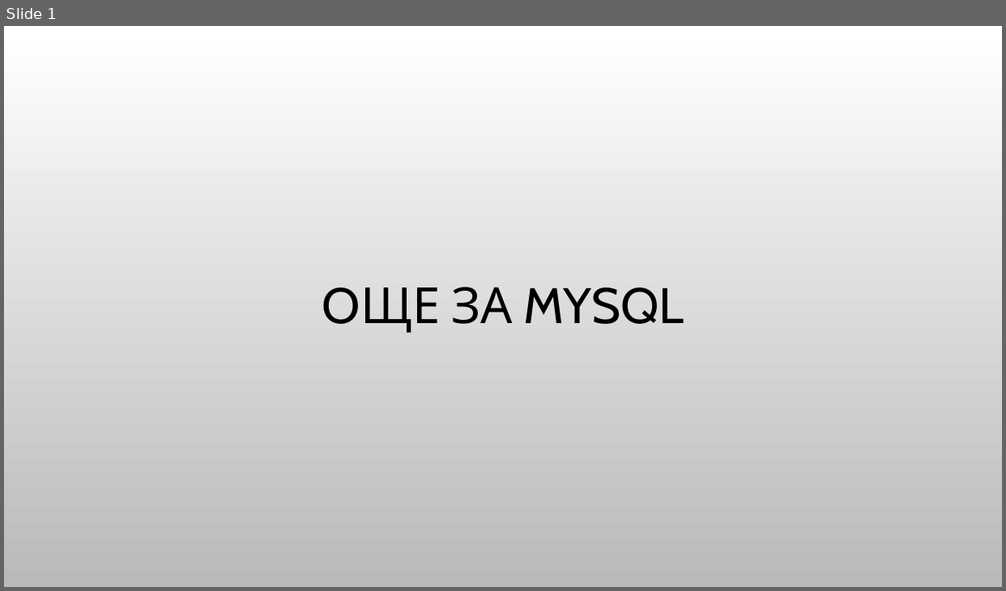
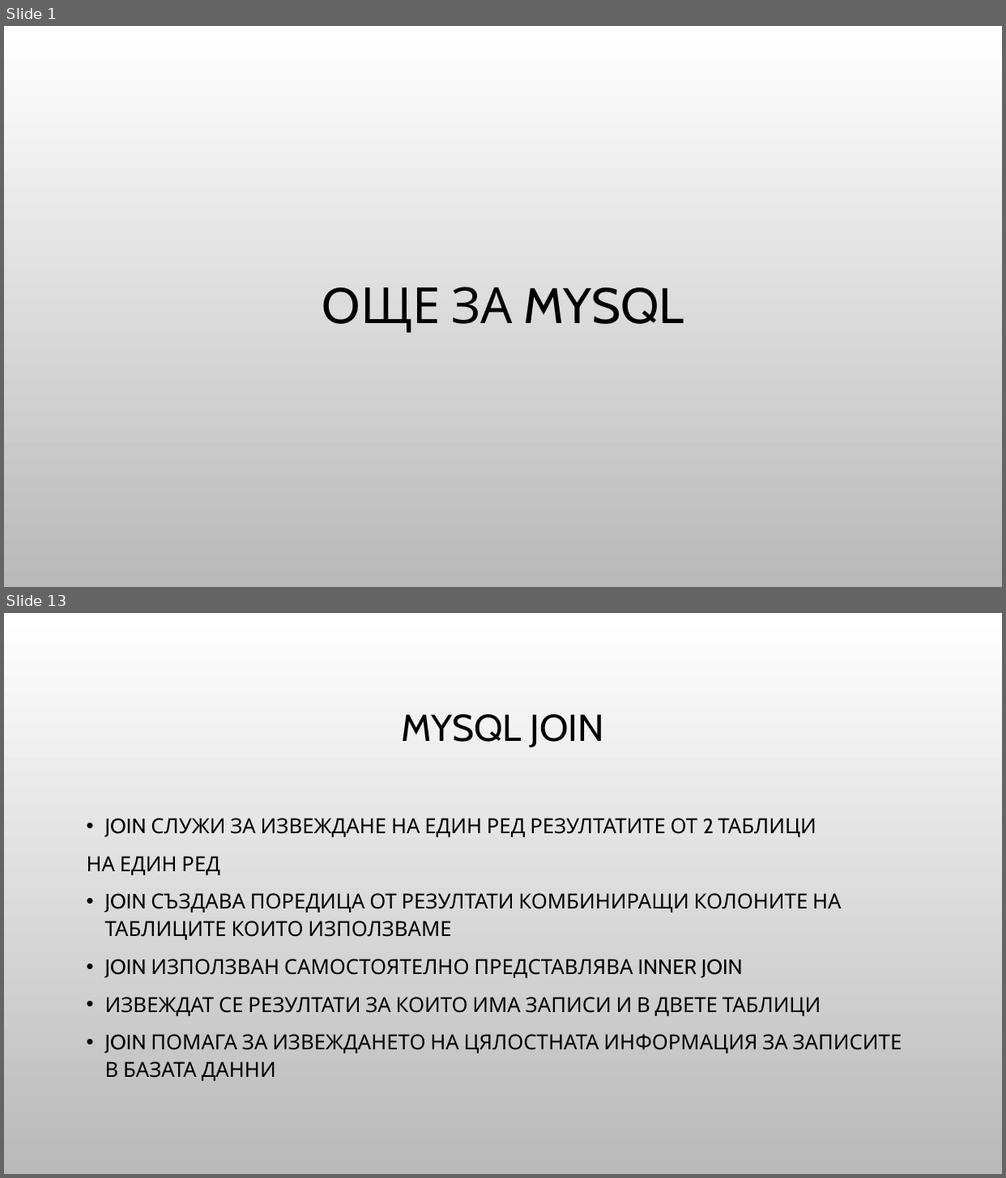
Before and after one commit to Bilyukov/php-mysql-course, a slide deck: 10.advanced-mysql.pptx. Shown one above the other, each under a label of ours: slide 1 before the commit, slides 1 and 13 after it; the slides between them are not shown. The pictures are 1006x591 and 1006x1178 pixels, drawn with LibreOffice and Linux fonts; fonts in the diff are those of the drawing; background and template pictures are left out. Boxes give left, top, right and bottom in pixels: in the first picture for what was removed or moved away, otherwise in the second. Text is boxed around its words. In the diff, an @@ line names an element or a change of style, - is before the commit and + after.

Commit message:
Added advanced mysql lection and examples

```diff
--- a/10.advanced-mysql.pptx
+++ b/10.advanced-mysql.pptx
@@ slide 13 added at box(4, 613, 1002, 1174), background picture (left out) @@
@@ title added at box(402, 714, 604, 747), 36 pt, text #000000 @@
+MYSQL JOIN
@@ text added at box(87, 818, 902, 1081), 20 pt, text #000000 @@
+• JOIN СЛУЖИ ЗА ИЗВЕЖДАНЕ НА ЕДИН РЕД РЕЗУЛТАТИТЕ ОТ 2 ТАБЛИЦИ
+НА ЕДИН РЕД
+• JOIN СЪЗДАВА ПОРЕДИЦА ОТ РЕЗУЛТАТИ КОМБИНИРАЩИ КОЛОНИТЕ НА ТАБЛИЦИТЕ КОИТО ИЗПОЛЗВАМЕ
+• JOIN ИЗПОЛЗВАН САМОСТОЯТЕЛНО ПРЕДСТАВЛЯВА INNER JOIN
+• ИЗВЕЖДАТ СЕ РЕЗУЛТАТИ ЗА КОИТО ИМА ЗАПИСИ И В ДВЕТЕ ТАБЛИЦИ
+• JOIN ПОМАГА ЗА ИЗВЕЖДАНЕТО НА ЦЯЛОСТНАТА ИНФОРМАЦИЯ ЗА ЗАПИСИТЕ В БАЗАТА ДАННИ
```
Also in this commit, not shown: 19 other slides added, 2 slides removed, 15 other files.
